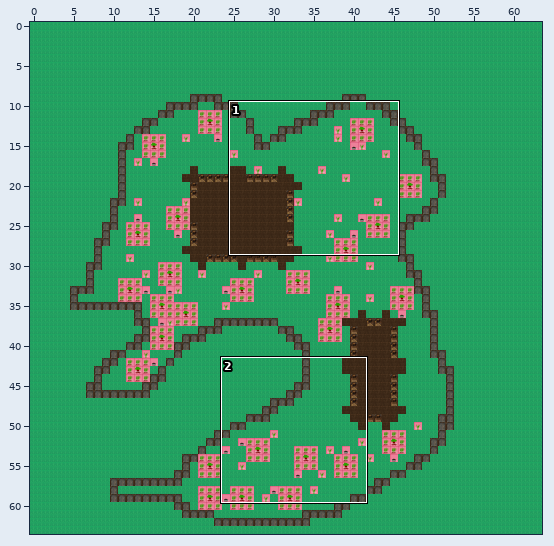
Two states of a Tiled map, assets/tiled/mapFarm3.tmx. The picture above shows the old version from afar; the outline marks the close-up.
Close-up. First the earlier version:
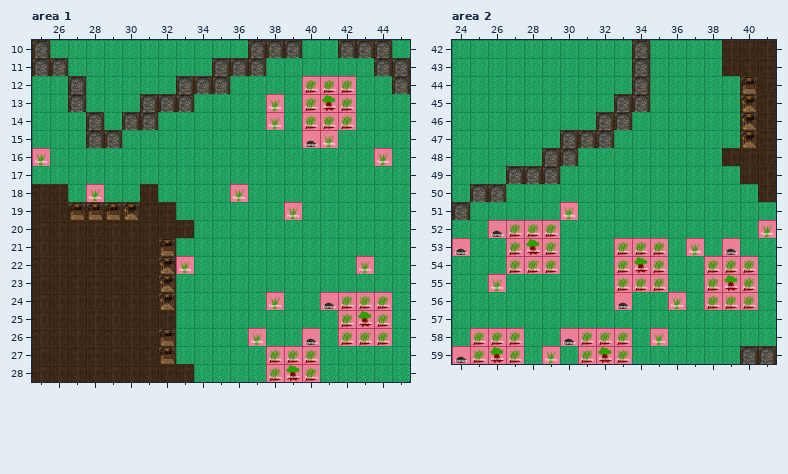
Cells are 64x64 px. Shown: area 1 x 25..45, y 10..28; area 2 x 24..41, y 42..59. The commit also changed other parts of the map, which this record leaves out.
After the commit:
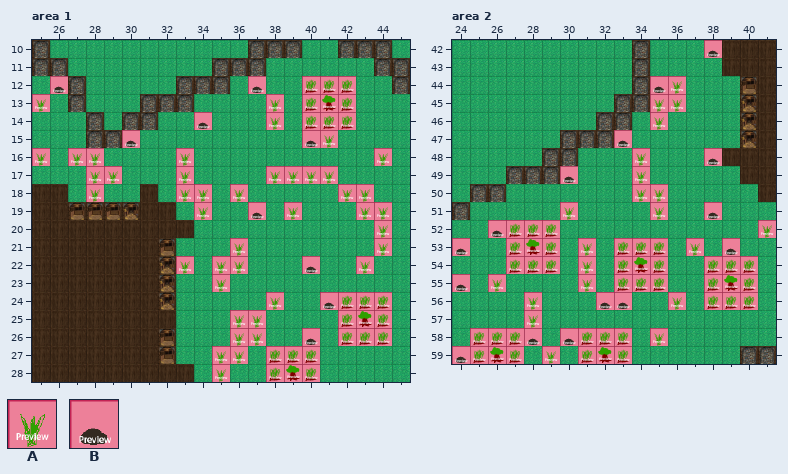
Key: from "tileset": A 18, B 42.
_ is an empty cell, . an unchanged one.
What changed:
--- layer "walls", area 1
@@ x 25..44 @@
-12 ._.........._.......
-13 _...................
-14 ........._..........
-15 ....._..............
-16 ..__...._...........
-17 ...__..._....____...
-18 ........__.......__.
-19 ........._.._.....__
-20 ..................._
-21 ..........._......._
-22 ..........__..._....
-23 .........._.........
+12 .B..........B.......
+13 A...................
+14 .........B..........
+15 .....B..............
+16 ..AA....A...........
+17 ...AA...A....AAAA...
+18 ........AA.......AA.
+19 .........A..B.....AA
+20 ...................A
+21 ...........A.......A
+22 ..........AA...B....
+23 ..........A.........
@@ x 35..37 @@
-25 .__
-26 ._.
-27 __.
-28 _..
+25 .AA
+26 .A.
+27 AA.
+28 A..
--- layer "walls", area 2
@@ x 38..38 @@
-42 _
+42 B
@@ x 30..38 @@
-44 .....__..
-45 .....__..
-46 ....._...
-47 ..._.....
-48 ...._..._
-49 _..._....
-50 ....__...
-51 ....._.._
+44 .....BA..
+45 .....AA..
+46 .....A...
+47 ...B.....
+48 ....A...B
+49 B...A....
+50 ....AA...
+51 .....A..B
@@ x 24..32 @@
-53 ......._.
-54 ......._.
-55 _......_.
-56 ...._..._
-57 ...._....
-58 ...._....
+53 .......A.
+54 .......A.
+55 B......A.
+56 ....A...B
+57 ....A....
+58 ....B....
